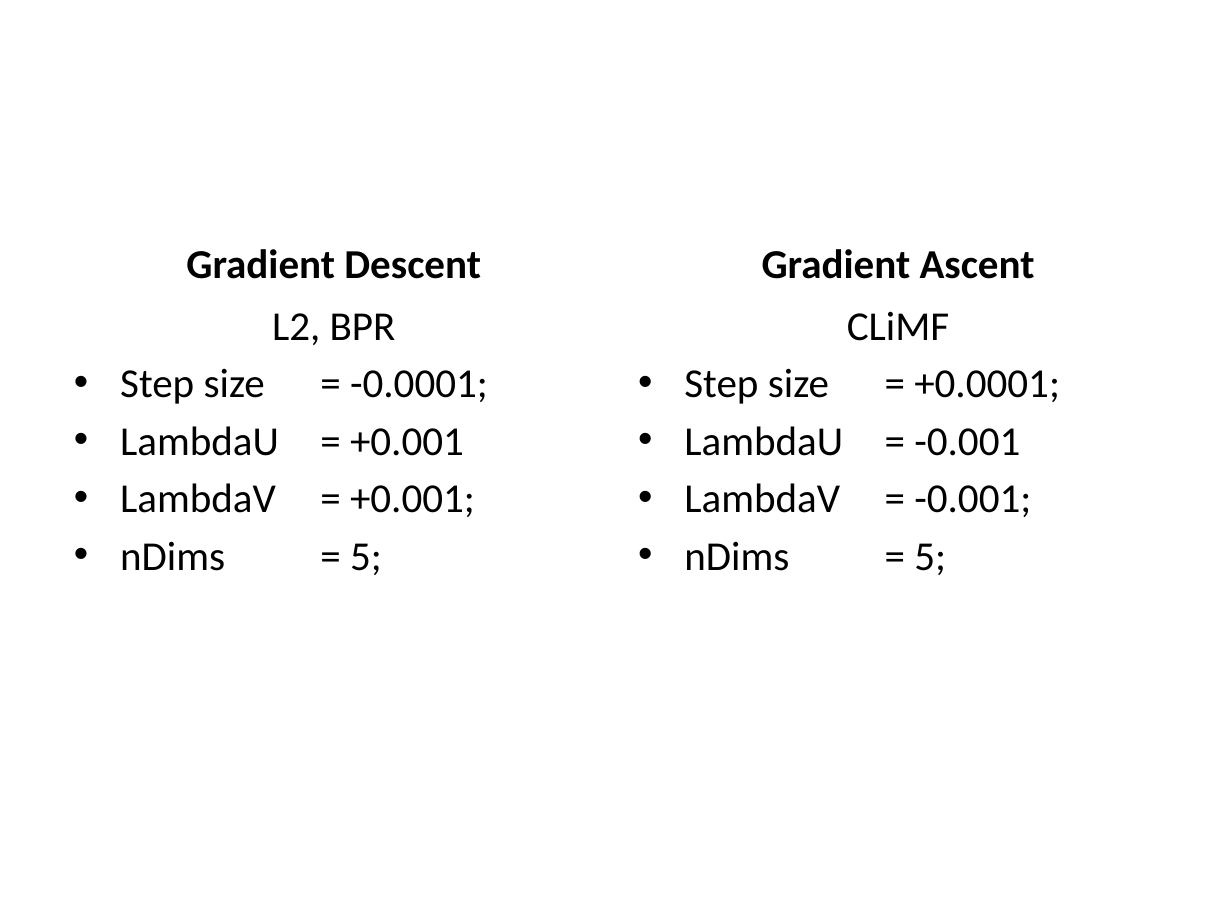
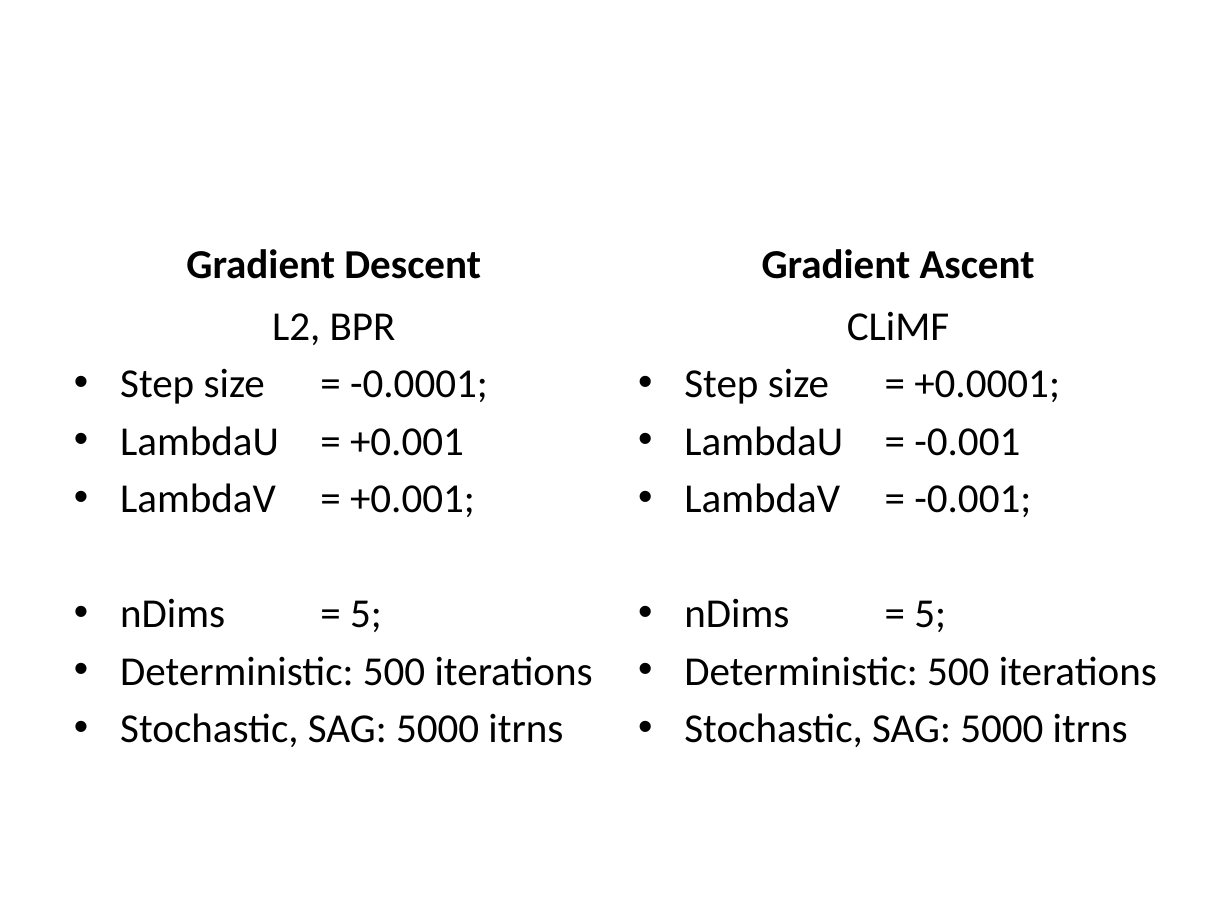
Before and after one commit to jamestklo/MatrixFactorizationMatlab, a slide deck: slide 39 of cs534L-SAGmf.pptx (slide 31 before the commit). Drawn at 1232x924 pixels with LibreOffice and Linux fonts; fonts in the diff are those of the drawing; grey boxes stand for pictures. Boxes give left, top, right and bottom in pixels: in the first picture for what was removed or moved away, otherwise in the second. Text is boxed around its words. In the diff, an @@ line names an element or a change of style, - is before the commit and + after.

```diff
--- a/cs534L-SAGmf.pptx
+++ b/cs534L-SAGmf.pptx
@@ text at [120, 656, 593, 747]: paragraphs added @@
+• Deterministic: 500 iterations
+• Stochastic, SAG: 5000 itrns
@@ text at [684, 656, 1157, 747]: paragraphs added @@
+• Deterministic: 500 iterations
+• Stochastic, SAG: 5000 itrns
```
Also in this commit, not shown: 23 other slides changed, 20 slides added, 5 slides removed, 1 other file.
